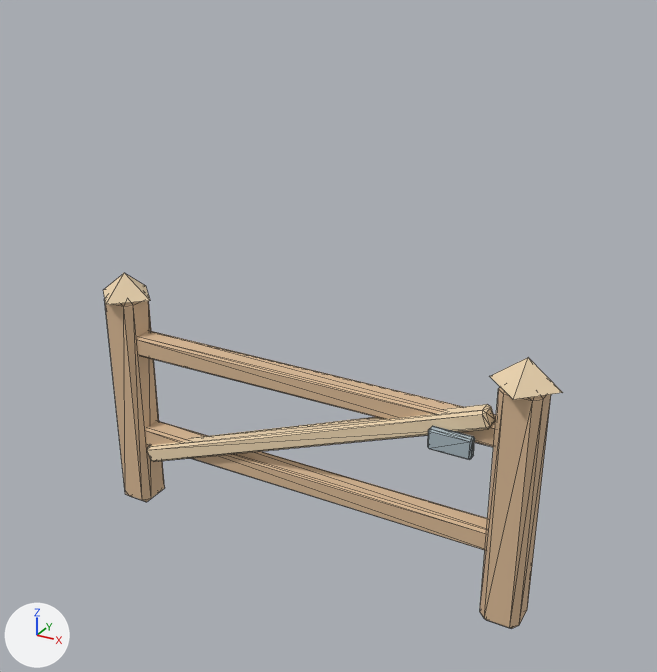
Before and after pictures for a commit that changed the FBX model unity/Assets/Resources/ForestArt/gate.fbx.
Camera for both pictures: a 50 mm lens placed at (1.77, -3.0, 2.61), pointed at (0.1, 0.03, 1.09). Every picture has the same lights, and +X, +Y and +Z are marked at lower left. The picture after the commit comes second. Mesh edges are drawn as thin lines. Where no turn or scale is listed for an object, it has been applied to the vertices.

Names of what the first picture shows: 'gate_mesh'.
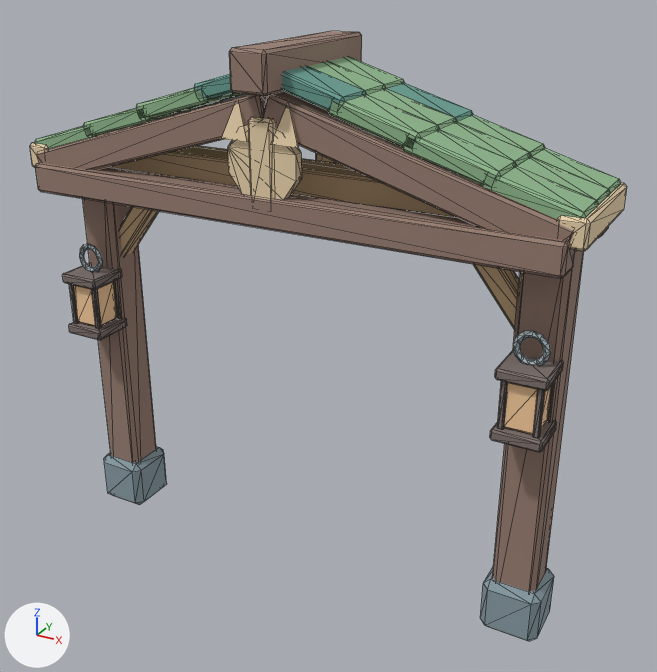
Where the change shows, as pixel boxes [x1, y1, x2, y2] in the pictures (657 x 672 px; the box of a moved part takes in the faces that stretch with it):
'gate_mesh', reshaped (30% wider, 71% taller)
    before: [103, 273, 563, 629]
    after: [30, 31, 627, 641]
part 1 of me_cube_1527, moved or reshaped
    before: [428, 426, 475, 460]
    after: [74, 282, 117, 326]
part 2 of me_cube_1527, moved or reshaped
    before: [105, 301, 165, 502]
    after: [69, 284, 80, 324]
part 3 of me_cube_1527, moved or reshaped (not visible afterwards)
    before: [480, 387, 551, 629]
part 4 of me_cube_1527, moved or reshaped
    before: [137, 331, 496, 447]
    after: [91, 289, 102, 329]
part 5 of me_cube_1527, moved or reshaped
    before: [147, 404, 495, 462]
    after: [113, 280, 120, 319]
part 6 of me_cube_1527, added (beige)
    after: [504, 382, 551, 434]
part 7 of me_cube_1527, moved or reshaped
    before: [145, 421, 488, 550]
    after: [497, 381, 508, 429]
part 8 of me_cube_1527, added
    after: [533, 389, 545, 438]
part 9 of me_cube_1527, added
    after: [546, 381, 555, 422]
part 10 of me_cube_1527, added (beige)
    after: [112, 146, 455, 217]
part 11 of me_cube_1527, added (brown)
    after: [35, 163, 575, 279]
part 12 of me_cube_1527, added (beige)
    after: [248, 117, 275, 200]
part 13 of me_cube_1527, added (mostly hidden)
    after: [316, 153, 336, 163]
part 14 of me_cube_1527, added (beige)
    after: [228, 125, 302, 200]
part 15 of me_cube_1527, built on
    before: [103, 273, 563, 400]
    after: [30, 31, 627, 641]

Diff of the bpy script that builds the scene:
```diff
--- a/unity/Assets/Resources/ForestArt/gate.fbx.py
+++ b/unity/Assets/Resources/ForestArt/gate.fbx.py
@@ me_cube_1527 @@
-me_cube_1527.from_pydata(...)  # 154 vertices, 276 faces; spans x -1.09..1.09, y -0.14..0.14, z 0.0..1.19
+me_cube_1527.from_pydata(...)  # 1468 vertices, 2700 faces; spans x -1.17..1.17, y -0.36..0.36, z 0.0..2.26
+# me_cube_1527 part 1: the loose piece of 24 vertices spanning x 0.62..0.8, y -0.12..-0.08, z 0.77..0.87 is scaled about its middle by (0.685, 3.74, 2.25), then moved by (-1.71, -0.05, 0.28), in mat_forest_ember (beige #f9ce9f)
+# me_cube_1527 part 2: the loose piece of 24 vertices spanning x -1.03..-0.87, y -0.08..0.09, z 0.0..1.1 is scaled about its middle by (-0.129, -0.129, 0.184), then moved by (-0.12, -0.21, 0.55), in mat_forest_darkwood (grey #807370)
+# me_cube_1527 part 3: the loose piece of 24 vertices spanning x 0.86..1.04, y -0.08..0.09, z 0.0..1.1 is scaled about its middle by (-0.129, -0.129, 0.184), then moved by (-2.02, -0.08, 0.55), in mat_forest_darkwood (grey #807370)
+# me_cube_1527 part 4: the loose piece of 24 vertices spanning x -0.94..0.94, y -0.05..0.05, z 0.81..0.91 is multiplied about its middle by the matrix ((0.0, -0.105, 0.0), (0.0, 0.0, -0.105), (0.105, 0.0, 0.0)), then moved by (-0.94, -0.21, 0.24), in mat_forest_darkwood (grey #807370)
+# me_cube_1527 part 5: the loose piece of 24 vertices spanning x -0.85..0.85, y -0.08..0.0, z 0.27..0.97 is multiplied about its middle by the matrix ((0.0, -0.11, 0.0), (0.039, 0.0, -0.103), (0.103, 0.0, 0.039)), then moved by (-0.93, -0.04, 0.48), in mat_forest_darkwood (grey #807370)
+# me_cube_1527 part 6: the loose piece of 24 vertices spanning x 0.62..0.8, y -0.12..-0.08, z 0.77..0.87 is copied, and the copy is scaled about its middle by (0.685, 3.74, 2.25), then moved by (0.29, -0.05, 0.28), in mat_forest_ember (beige #f9ce9f); it spans x 0.93..1.07, y -0.22..-0.08, z 1.0..1.2
+# me_cube_1527 part 7: the loose piece of 24 vertices spanning x -0.94..0.94, y -0.05..0.05, z 0.33..0.43 is multiplied about its middle by the matrix ((0.0, -0.105, 0.0), (0.0, 0.0, -0.105), (0.105, 0.0, 0.0)), then moved by (0.93, -0.21, 0.72), in mat_forest_darkwood (grey #807370)
+# me_cube_1527 part 8: the loose piece of 24 vertices spanning x 0.62..0.8, y -0.12..-0.08, z 0.77..0.87 is copied, and the copy is scaled about its middle by (-0.0988, -0.55, 2.41), then moved by (0.36, -0.11, 0.28), in mat_forest_darkwood (grey #807370); it spans x 1.05..1.08, y -0.23..-0.2, z 1.0..1.2
+# me_cube_1527 part 9: the loose piece of 24 vertices spanning x 0.62..0.8, y -0.12..-0.08, z 0.77..0.87 is copied, and the copy is scaled about its middle by (-0.0988, -0.55, 2.41), then moved by (0.36, 0.02, 0.28), in mat_forest_darkwood (grey #807370); it spans x 1.05..1.08, y -0.1..-0.07, z 1.0..1.2
+# me_cube_1527 part 10: the loose piece of 24 vertices spanning x -0.94..0.94, y -0.05..0.05, z 0.81..0.91 is copied, and the copy is scaled about its middle by (1.16, 1.82, 1.82), then moved by (0.0, 0.0, 0.86); it spans x -1.09..1.09, y -0.08..0.09, z 1.63..1.81
+# me_cube_1527 part 11: the loose piece of 24 vertices spanning x -0.94..0.94, y -0.05..0.05, z 0.81..0.91 is copied, and the copy is scaled about its middle by (1.19, 1.23, 1.23), then moved by (0.0, -0.24, 0.82), in mat_forest_bark (brown #997f72); it spans x -1.12..1.12, y -0.3..-0.18, z 1.62..1.74
+# me_cube_1527 part 12: the loose piece of 24 vertices spanning x 0.62..0.8, y -0.12..-0.08, z 0.77..0.87 is copied, and the copy is scaled about its middle by (-0.524, -2.87, 4.01), then moved by (-0.71, -0.14, 1.03), in mat_forest_endgrain (beige #edd5af); it spans x -0.05..0.05, y -0.29..-0.19, z 1.68..2.02
+# me_cube_1527 part 13: the loose piece of 24 vertices spanning x 0.62..0.8, y -0.12..-0.08, z 0.77..0.87 is copied, and the copy is scaled about its middle by (-0.524, -2.87, 4.01), then moved by (-0.71, 0.34, 1.03), in mat_forest_endgrain (beige #edd5af); it spans x -0.05..0.05, y 0.19..0.29, z 1.68..2.02
+# me_cube_1527 part 14: a new loose piece, a 10-sided cylinder along y spanning x -0.143..0.143, y -0.285..-0.245, z 1.71..2.01, in mat_forest_endgrain (beige #edd5af)
+# me_cube_1527 part 15: 10 vertices removed from x -1.09..1.09, y -0.14..0.14, z 1.09..1.19; 1088 vertices added at x -1.17..1.17, y -0.36..0.36, z 0.0..2.26
+# other edits to the shape of me_cube_1527 do not show in these pictures
 me_cube_1527.materials.append(mat_forest_wood)
@@ me_cube_1527 @@
 me_cube_1527.materials.append(mat_forest_iron)
+me_cube_1527.materials.append(mat_forest_slate)  # greyish cyan #899da5
+me_cube_1527.materials.append(mat_forest_bark)  # brown #997f72
+me_cube_1527.materials.append(mat_forest_ember)  # beige #f9ce9f
+me_cube_1527.materials.append(mat_forest_darkwood)  # grey #807370
+me_cube_1527.materials.append(mat_forest_pine)  # cyan #699f93
+me_cube_1527.materials.append(mat_forest_leaf)  # greyish green #90b88e
```
